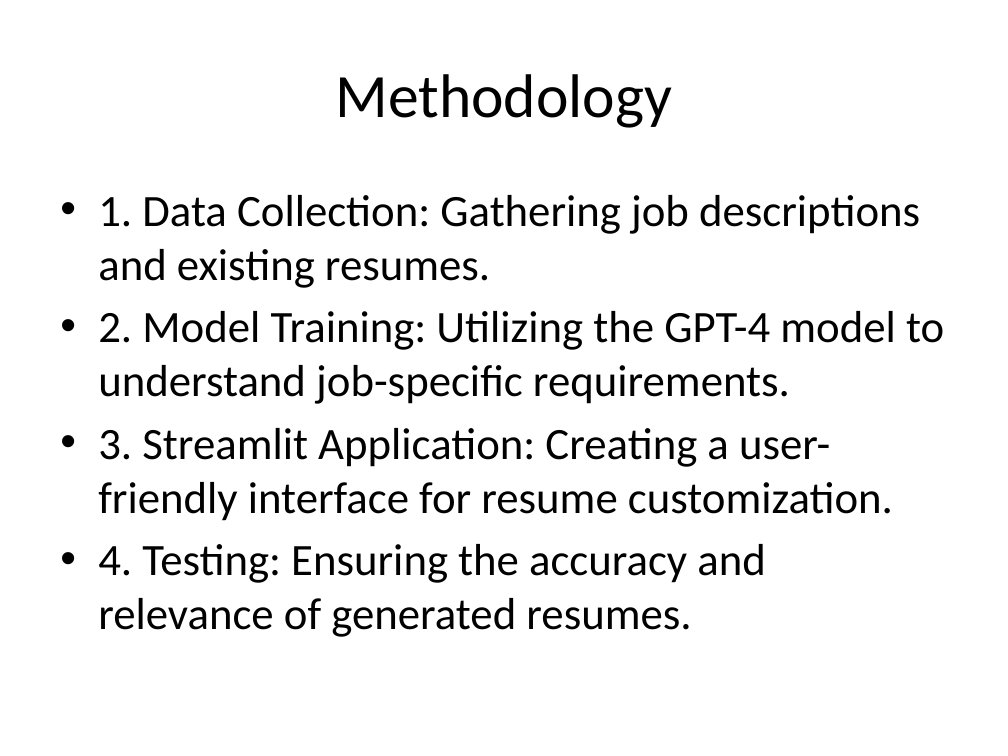
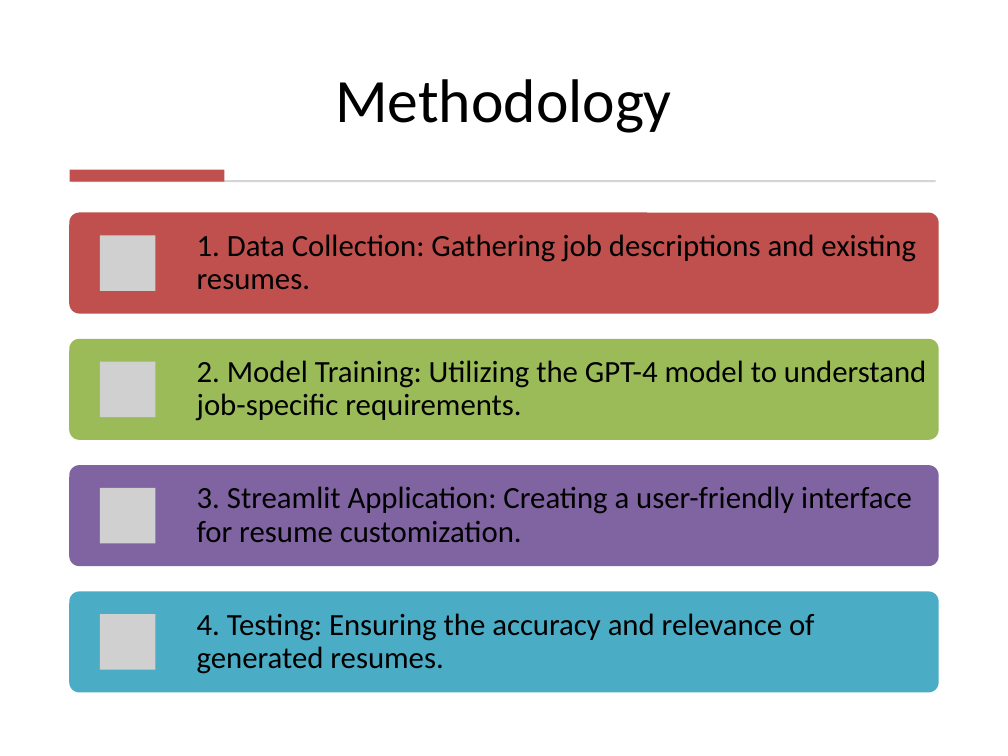
Before and after one commit to ideepankarsharma2003/MCA, a slide deck: slide 4 of Semester 02/OMC 207 Mini Project/Tailored_CV_for_Jobs_Presentation.pptx. Drawn at 1008x756 pixels with LibreOffice and Linux fonts; fonts in the diff are those of the drawing; grey boxes stand for pictures. Boxes give left, top, right and bottom in pixels: in the first picture for what was removed or moved away, otherwise in the second. Text is boxed around its words. In the diff, an @@ line names an element or a change of style, - is before the commit and + after.

```diff
--- a/Semester 02/OMC 207 Mini Project/Tailored_CV_for_Jobs_Presentation.pptx
+++ b/Semester 02/OMC 207 Mini Project/Tailored_CV_for_Jobs_Presentation.pptx
@@ title "Methodology" at (x1=335, y1=79, x2=672, y2=133): vertical alignment middle to bottom @@
@@ rectangle added at (x1=70, y1=169, x2=225, y2=181), fill #C0504D @@
@@ rectangle added at (x1=72, y1=180, x2=935, y2=182), fill #D5D5D5 @@
@@ text removed at (x1=98, y1=195, x2=944, y2=637) @@
-• 1. Data Collection: Gathering job descriptions and existing resumes.
-• 2. Model Training: Utilizing the GPT-4 model to understand job-specific requirements.
-• 3. Streamlit Application: Creating a user-friendly interface for resume customization.
-• 4. Testing: Ensuring the accuracy and relevance of generated resumes.
@@ group added at (x1=70, y1=213, x2=938, y2=692): 4 rounded rectangles, 4 pictures, 4 texts @@
+1. Data Collection: Gathering job descriptions and existing resumes.
+2. Model Training: Utilizing the GPT-4 model to understand job-specific requirements.
+3. Streamlit Application: Creating a user-friendly interface for resume customization.
+4. Testing: Ensuring the accuracy and relevance of generated resumes.
```
Also in this commit, not shown: 7 other slides changed, 10 other files.
